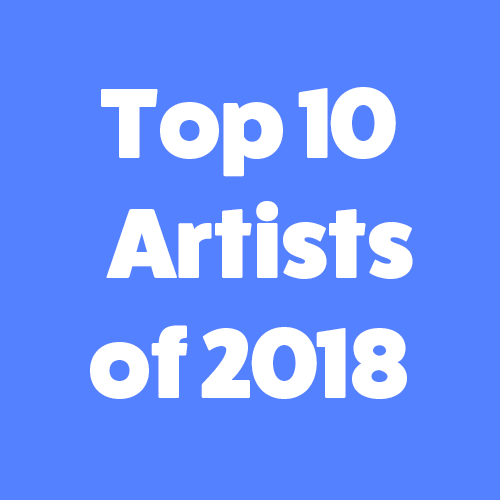
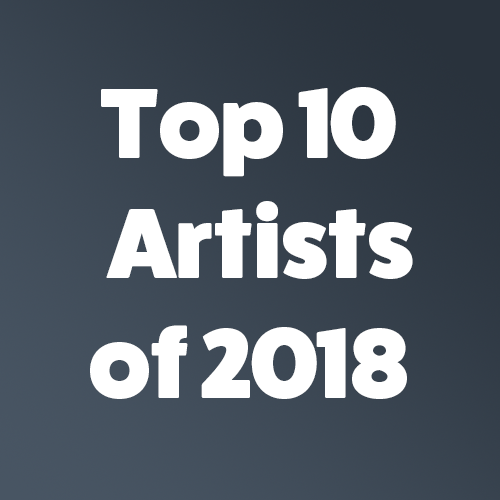
Layered file, before and after one edit (500x500). Changes by layer:
renamed "Background" to "Layer 1", painted on it over (0, 0, 500, 500)
